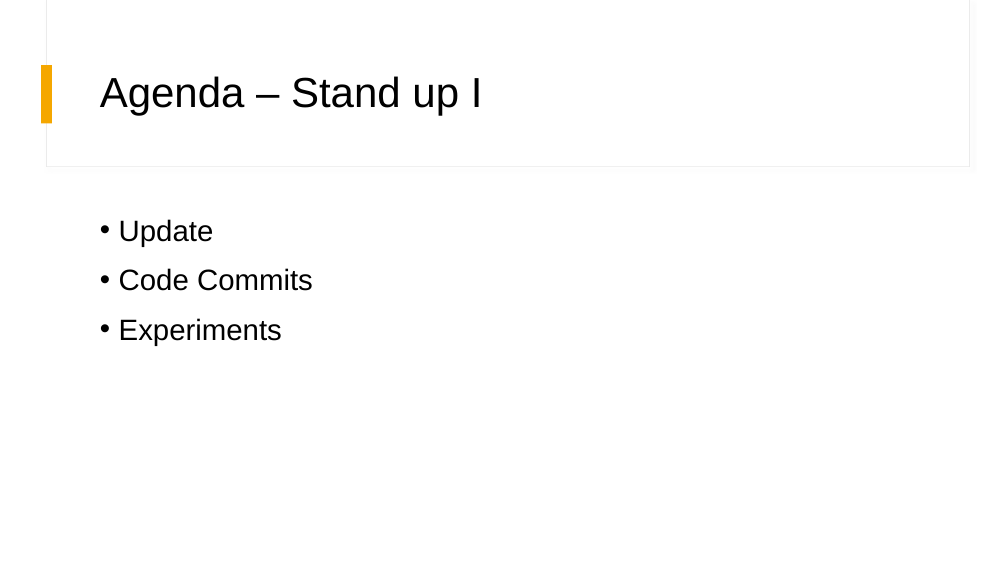
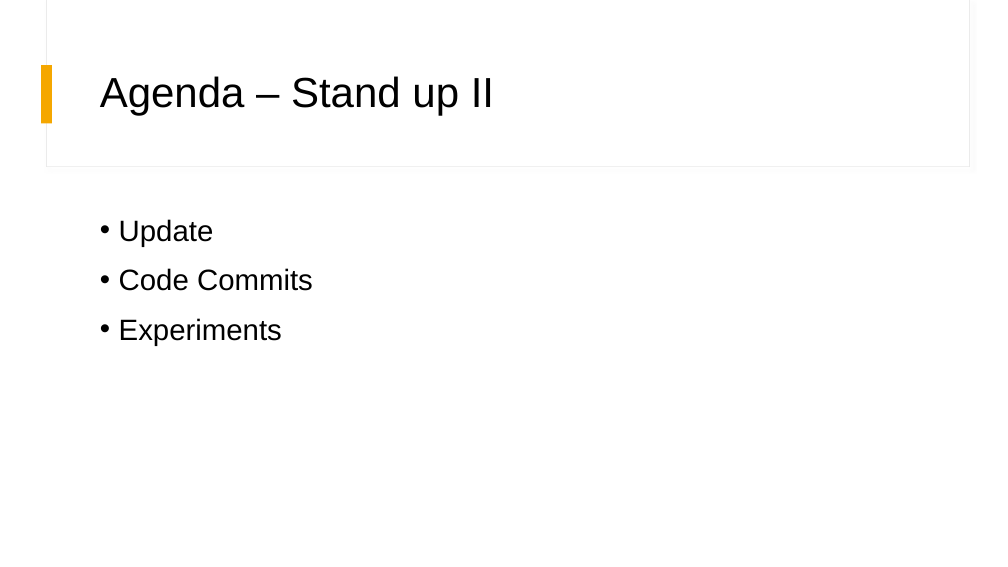
Before and after one commit to xlumzee/Optimizing-Trading-Strategies-RL, a slide deck: slide 2 of presentation/Standup 1.pptx. Drawn at 1008x567 pixels with LibreOffice and Linux fonts; fonts in the diff are those of the drawing. Boxes give left, top, right and bottom in pixels: in the first picture for what was removed or moved away, otherwise in the second. Text is boxed around its words. In the diff, an @@ line names an element or a change of style, - is before the commit and + after.

```diff
--- a/presentation/Standup 1.pptx
+++ b/presentation/Standup 1.pptx
@@ title at (x1=100, y1=76, x2=494, y2=116): text changed @@
-Agenda – Stand up I
+Agenda – Stand up II
```
Also in this commit, not shown: 3 other slides changed, 7 other files.
